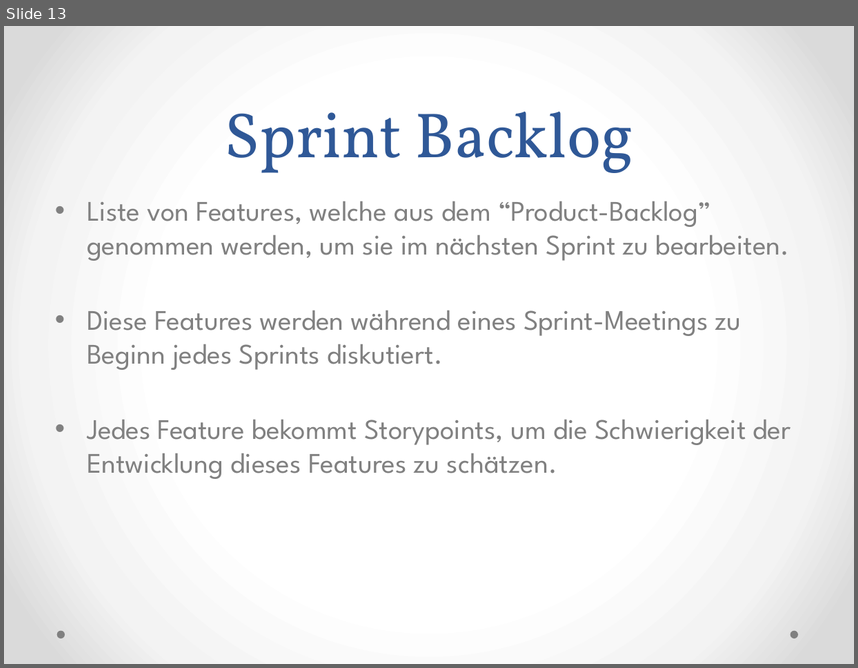
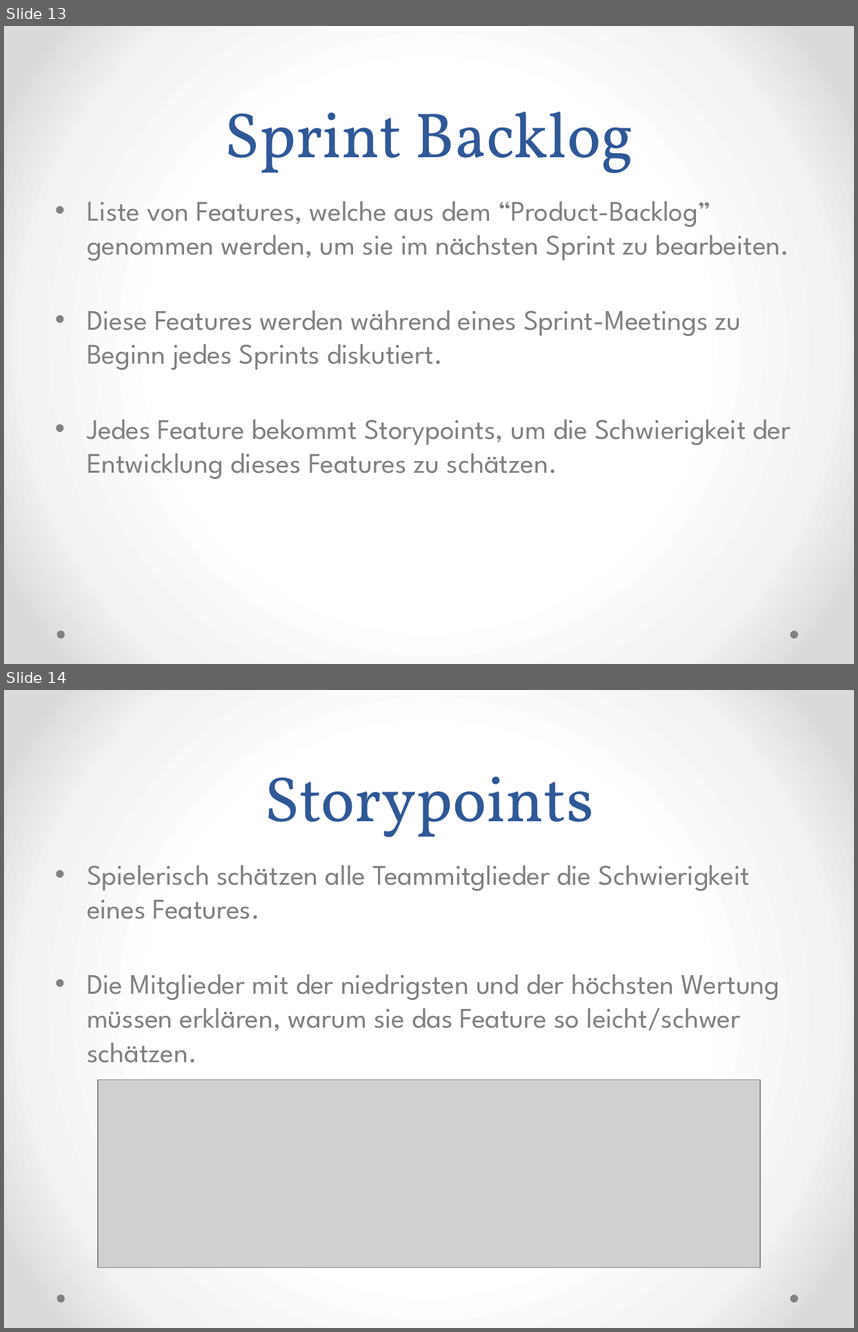
Before and after one commit to Medardus2004/ScrumPresentation, a slide deck: Scrum.pptx. Shown one above the other, each under a label of ours: slide 13 before the commit, slides 13 and 14 after it. The pictures are 858x668 and 858x1332 pixels, drawn with LibreOffice and Linux fonts; fonts in the diff are those of the drawing; grey boxes stand for pictures. Boxes give left, top, right and bottom in pixels: in the first picture for what was removed or moved away, otherwise in the second. Text is boxed around its words. In the diff, an @@ line names an element or a change of style, - is before the commit and + after.

```diff
--- a/Scrum.pptx
+++ b/Scrum.pptx
@@ slide 14 added at bbox=[4, 690, 854, 1328], background gradient #FFFFFF to #F4F4F4 to #DADADA; not listed: 2 template elements that a slide beside it also shows @@
@@ title added at bbox=[264, 776, 593, 837], 54 pt, text #2F5897 @@
+Storypoints
@@ text added at bbox=[87, 865, 780, 1063], 24 pt, text #808080 @@
+• Spielerisch schätzen alle Teammitglieder die Schwierigkeit eines Features.
+• Die Mitglieder mit der niedrigsten und der höchsten Wertung müssen erklären, warum sie das Feature so leicht/schwer schätzen.
@@ picture added at bbox=[98, 1079, 760, 1268] @@
```
Also in this commit, not shown: 8 slides changed, 1 other file.
